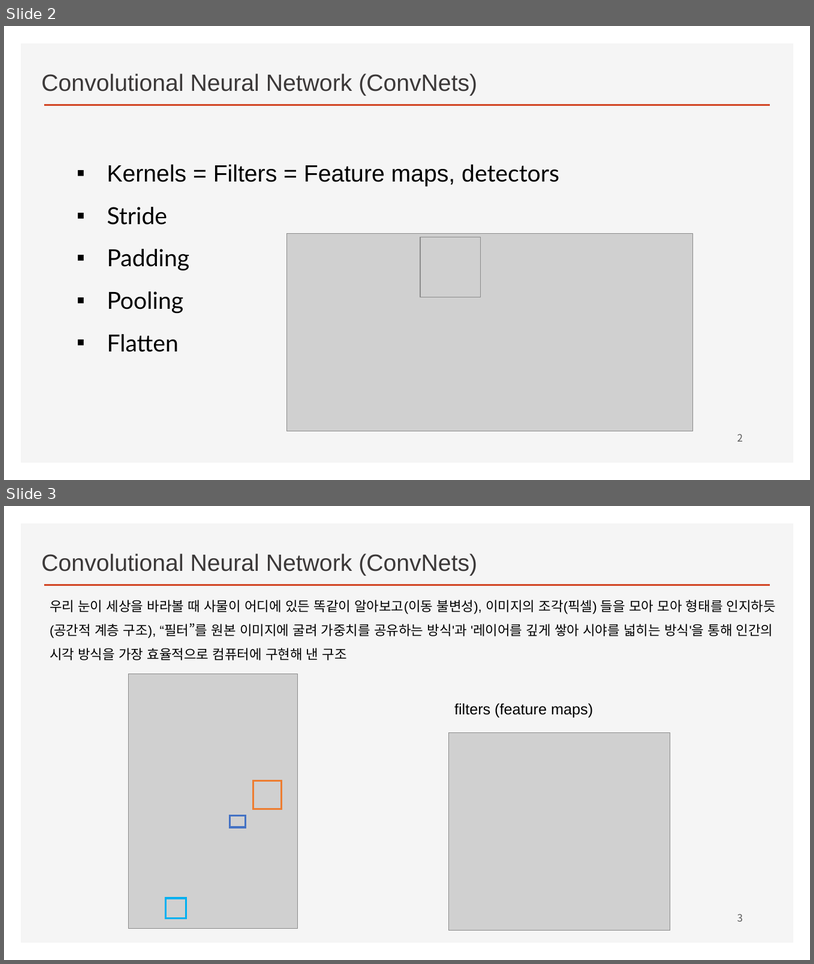
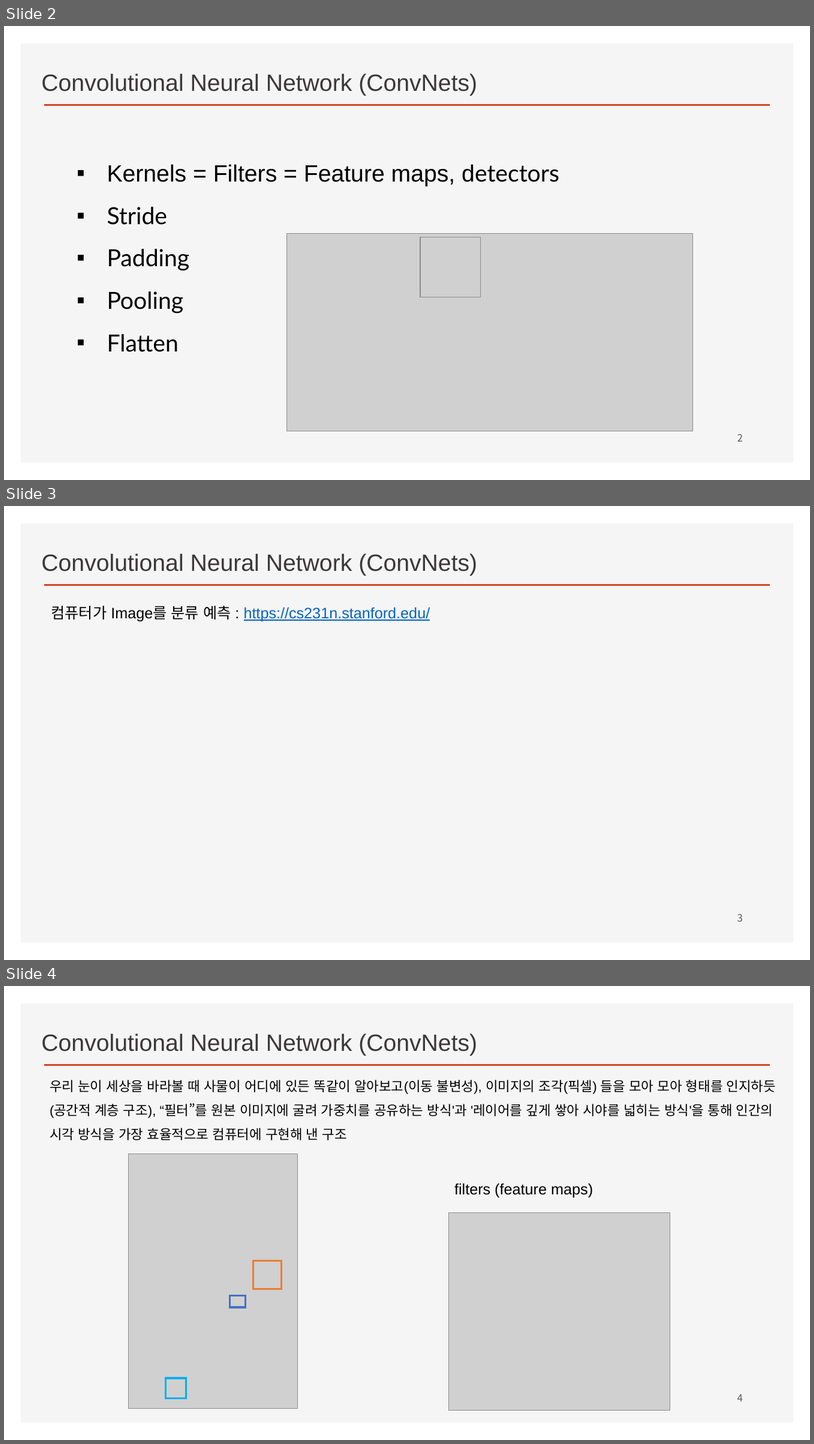
Before and after one commit to ancestor9/2026_Fall_Deep-Learning-with-Python, a slide deck: CNN/CNN.pptx. Shown one above the other, each under a label of ours: slides 2 and 3 before the commit, slides 2, 3 and 4 after it. The pictures are 814x964 and 814x1444 pixels, drawn with LibreOffice and Linux fonts; fonts in the diff are those of the drawing; grey boxes stand for pictures; background and template pictures are left out. Boxes give left, top, right and bottom in pixels: in the first picture for what was removed or moved away, otherwise in the second. Text is boxed around its words. In the diff, an @@ line names an element or a change of style, - is before the commit and + after.

```diff
--- a/CNN/CNN.pptx
+++ b/CNN/CNN.pptx
@@ slide 3 added at [4, 506, 810, 960], background #FFFFFF; not listed: 2 template elements that a slide beside it also shows @@
@@ text added at [41, 553, 477, 576], 28 pt, text #3B3838 @@
+Convolutional Neural Network (ConvNets)
@@ text added at [51, 606, 431, 621], 18 pt, text #0563C1, underline @@
+컴퓨터가 Image를 분류 예측 : https://cs231n.stanford.edu/
@@ page number added at [738, 913, 743, 921], 12 pt, text #595959 @@
+3
@@ what was slide 3 is now slide 4 @@
@@ page number at [738, 1393, 743, 1401]: text changed @@
-3
+4
```
